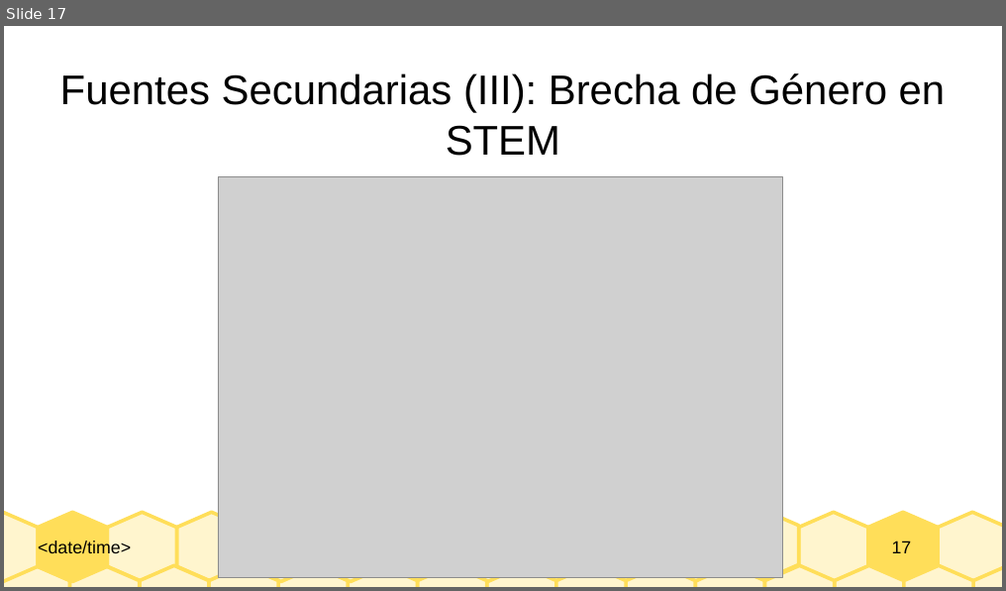
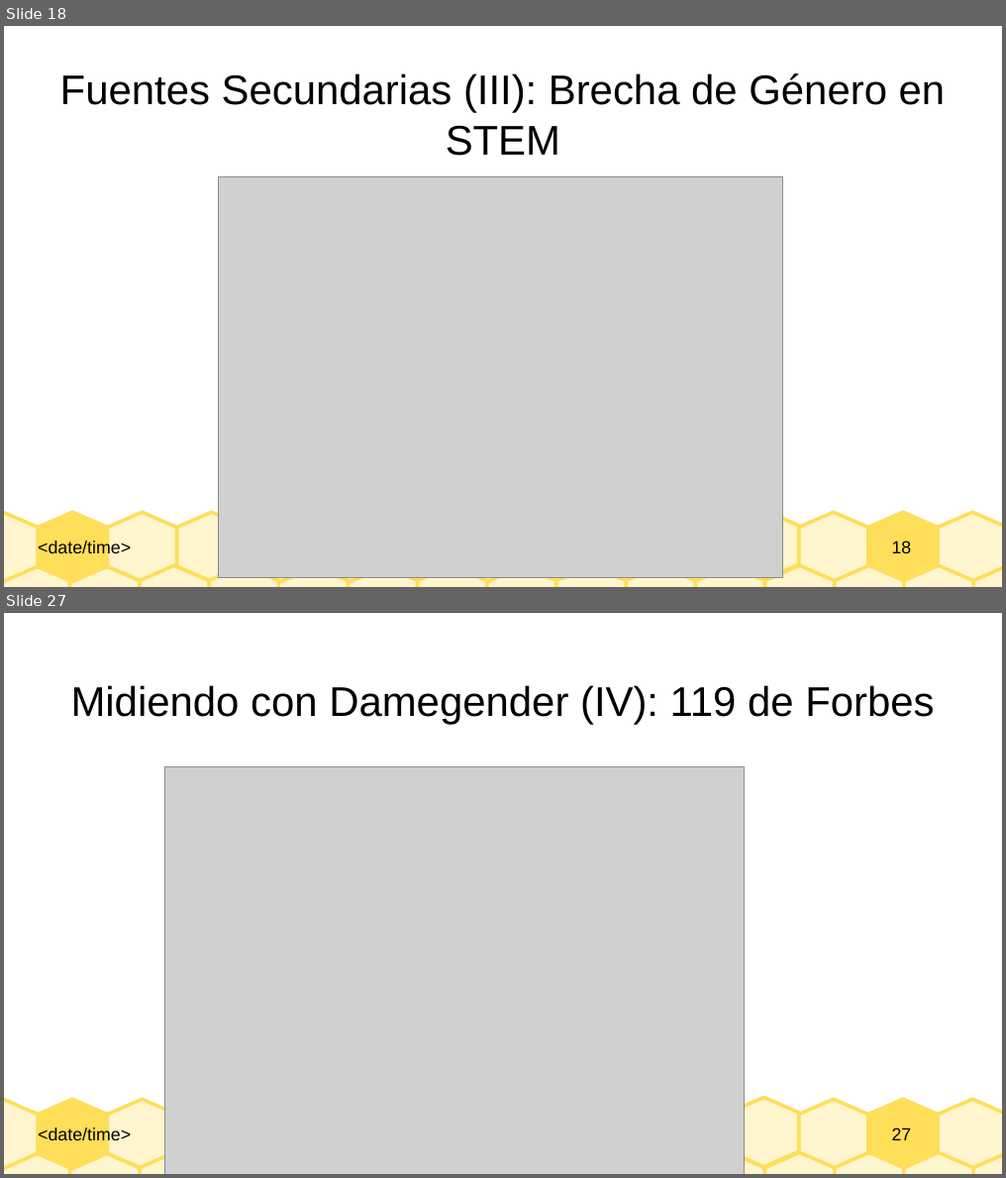
Before and after one commit to davidam/damegender, a slide deck: slides/brechagnulinux.odp. Shown one above the other, each under a label of ours: slide 17 before the commit, slides 18 and 27 after it; the slides between them are not shown. The pictures are 1006x591 and 1006x1178 pixels, drawn with LibreOffice and Linux fonts; fonts in the diff are those of the drawing; grey boxes stand for pictures. Boxes give left, top, right and bottom in pixels: in the first picture for what was removed or moved away, otherwise in the second. Text is boxed around its words. In the diff, an @@ line names an element or a change of style, - is before the commit and + after.

```diff
--- a/slides/brechagnulinux.odp
+++ b/slides/brechagnulinux.odp
@@ slide 27 added at (x1=4, y1=613, x2=1002, y2=1174), background #FFFFFF; not listed: 24 template elements that a slide beside it also shows @@
@@ title added at (x1=71, y1=685, x2=934, y2=725), 33 pt, text #000000 @@
+Midiendo con Damegender (IV): 119 de Forbes
@@ picture added at (x1=164, y1=766, x2=744, y2=1174) @@
@@ what was slide 17 is now slide 18 @@
@@ page number at (x1=892, y1=541, x2=912, y2=554): text changed @@
-17
+18
```
Also in this commit, not shown: 10 other slides added.
